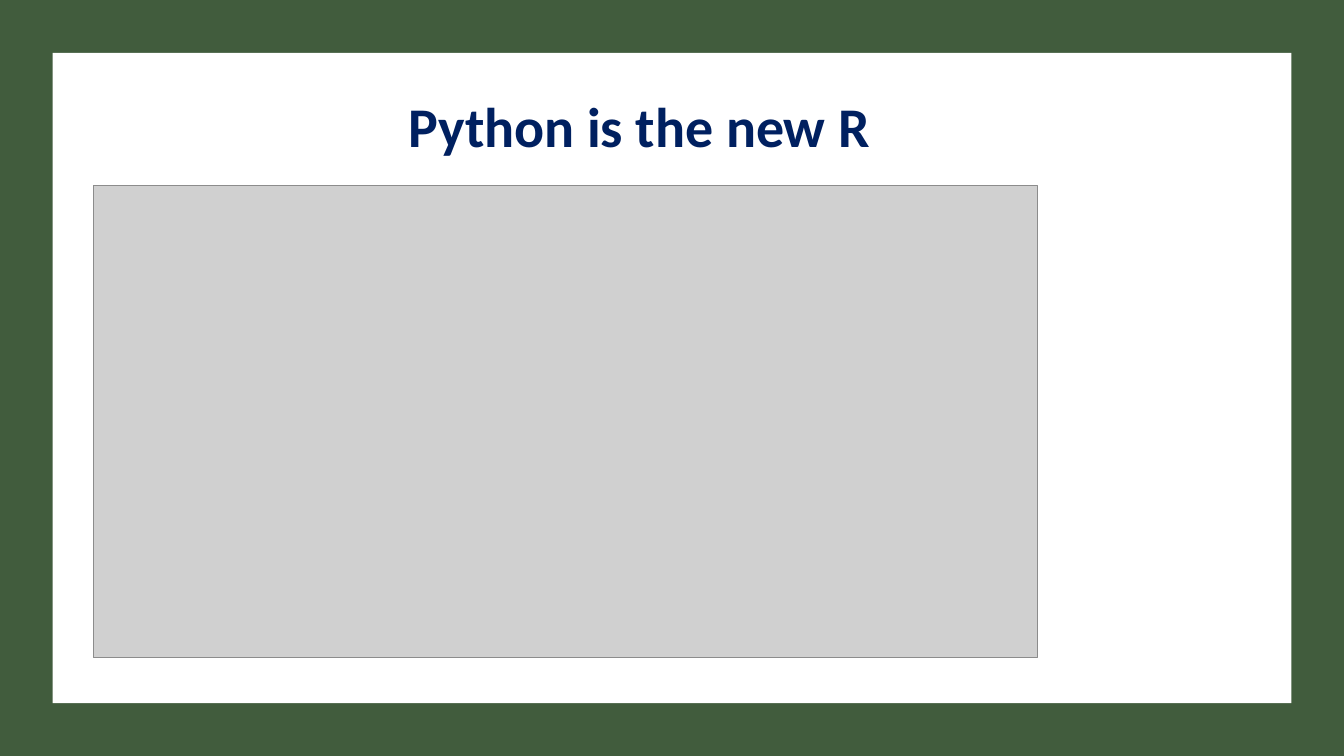
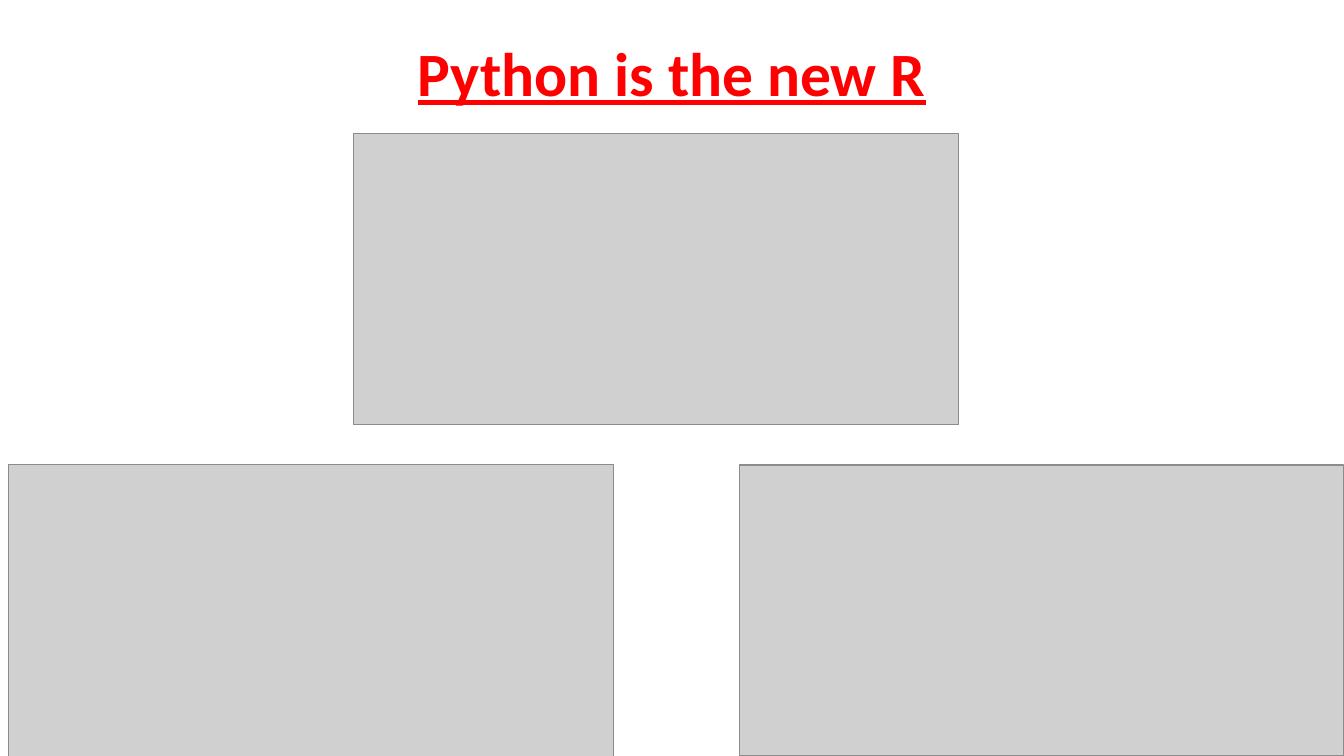
Before and after one commit to tjgrafft/DataScienceJobs_Project, a slide deck: slide 11 of presentation/Presentation.pptx (slide 8 before the commit). Drawn at 1344x756 pixels with LibreOffice and Linux fonts; fonts in the diff are those of the drawing; grey boxes stand for pictures. Boxes give left, top, right and bottom in pixels: in the first picture for what was removed or moved away, otherwise in the second. Text is boxed around its words. In the diff, an @@ line names an element or a change of style, - is before the commit and + after.

```diff
--- a/presentation/Presentation.pptx
+++ b/presentation/Presentation.pptx
@@ rectangle removed at [0,0,1344,756] @@
@@ rectangle removed at [52,53,1292,704] @@
@@ title "Python is the new R": place and size @@
-title "Python is the new R" at [408,107,869,156]
+title "Python is the new R" at [418,52,926,106]
@@ title "Python is the new R" at [418,52,926,106]: size 40 to 44 pt, text colour #002060 to #FF0000, underline on; alignment left to centre; line spacing 1 to 0.9; vertical alignment top to middle @@
@@ picture: place and size @@
-picture at [93,186,1037,657]
+picture at [354,133,959,424]
@@ picture added at [8,465,613,756] @@
@@ picture added at [739,465,1344,756] @@
```
Also in this commit, not shown: 5 other slides changed, 1 slide added.
